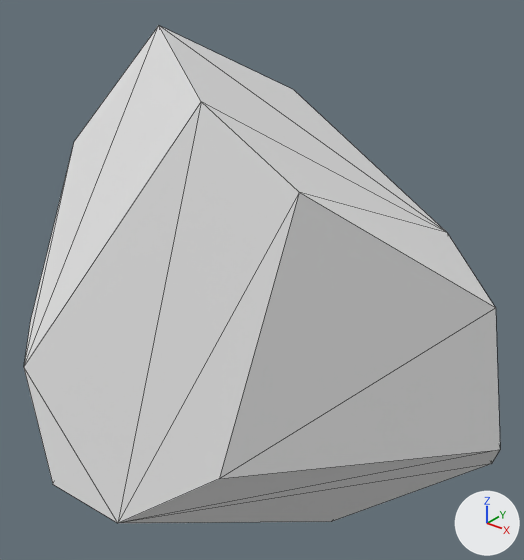
A saved change to the OBJ model assets/pieces/potato_train/potato_0291.obj.
Rendered twice from a camera (50 mm lens) standing at (0.0269, -0.0326, 0.0231) and looking at (0.0012, -0.0005, 0.0032). Arrows for +X, +Y and +Z are at lower right; the lights stay in place. The older version comes first. Mesh edges are drawn as thin lines. Where no turn or scale is listed for an object, it has been applied to the vertices.

Objects in the first picture: 'potato_0291'.
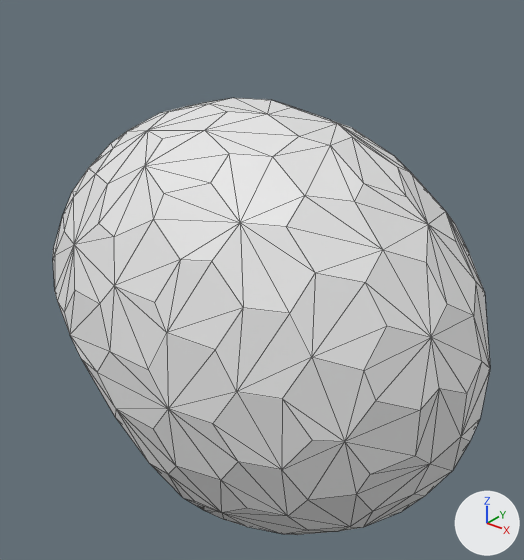
Patch to the scene script:
```diff
--- a/assets/pieces/potato_train/potato_0291.obj.py
+++ b/assets/pieces/potato_train/potato_0291.obj.py
@@ me_potato_0291 @@
 # used by ob_potato_0291; location = (0.0, 0.0, 0.0)
-me_potato_0291.from_pydata(...)  # 20 vertices, 36 faces; spans x -0.0119..0.0161, y -0.0131..0.0081, z -0.0144..0.018
+me_potato_0291.from_pydata(...)  # 246 vertices, 488 faces; spans x -0.0163..0.0154, y -0.0103..0.0077, z -0.0147..0.0137
+# me_potato_0291 part 1: the whole mesh is rebuilt
```

Location of each change, (x1, y1, x2, y2) in pixels of the pictures (524 x 560 px):
'potato_0291', reshaped (8% narrower, 12% shorter)
    before: (24, 26, 500, 523)
    after: (53, 98, 490, 535)
